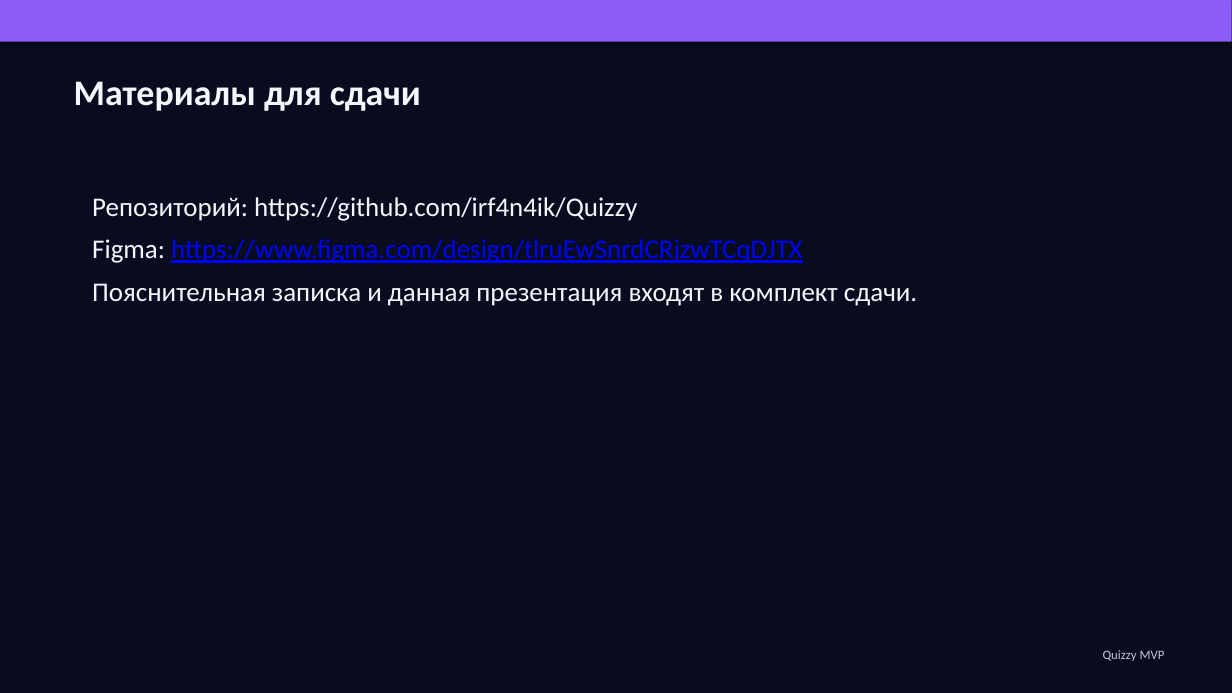
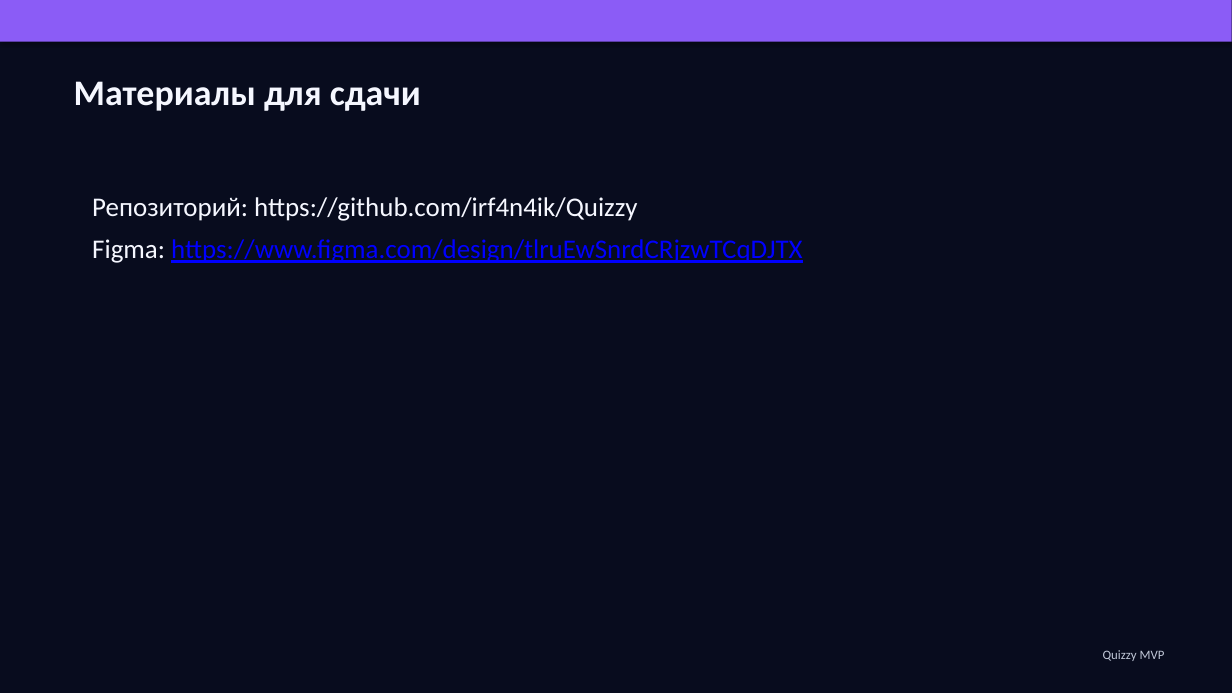
Before and after one commit to irf4n4ik/Quizzy, a slide deck: slide 12 of docs/Quizzy-presentation.pptx. Drawn at 1232x693 pixels with LibreOffice and Linux fonts; fonts in the diff are those of the drawing. Boxes give left, top, right and bottom in pixels: in the first picture for what was removed or moved away, otherwise in the second. Text is boxed around its words. In the diff, an @@ line names an element or a change of style, - is before the commit and + after.

```diff
--- a/docs/Quizzy-presentation.pptx
+++ b/docs/Quizzy-presentation.pptx
@@ text at box(92, 283, 917, 306): paragraph removed @@
-Пояснительная записка и данная презентация входят в комплект сдачи.
```
